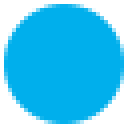
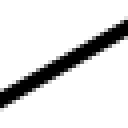
Comparing the layer stacks of the two 128 × 128 images. Changes:
added layer "Rectangle 1" above "Ellipse 1" over [0, 16, 128, 112]
hid "Ellipse 1" over [4, 4, 124, 124]
